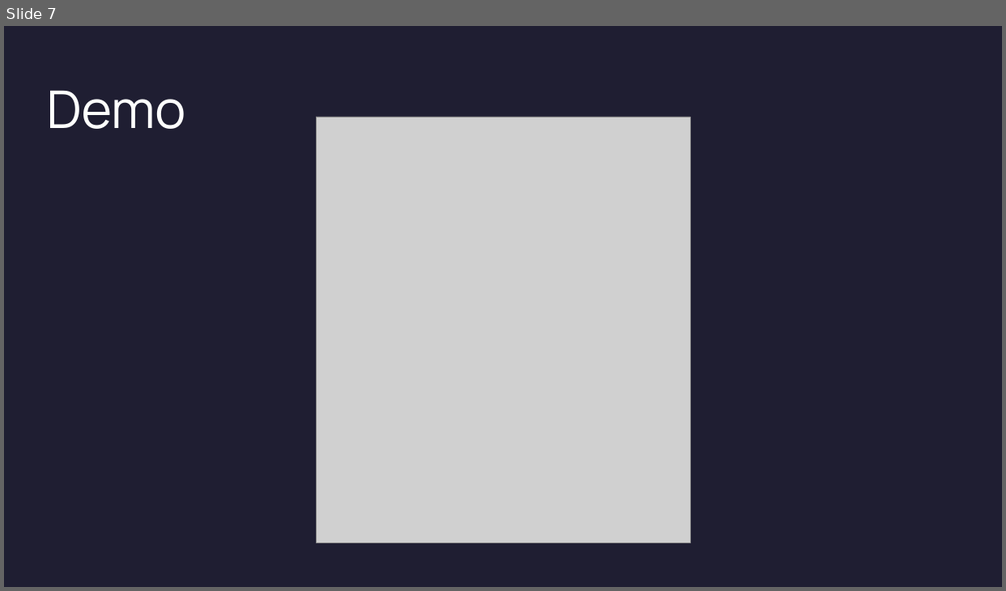
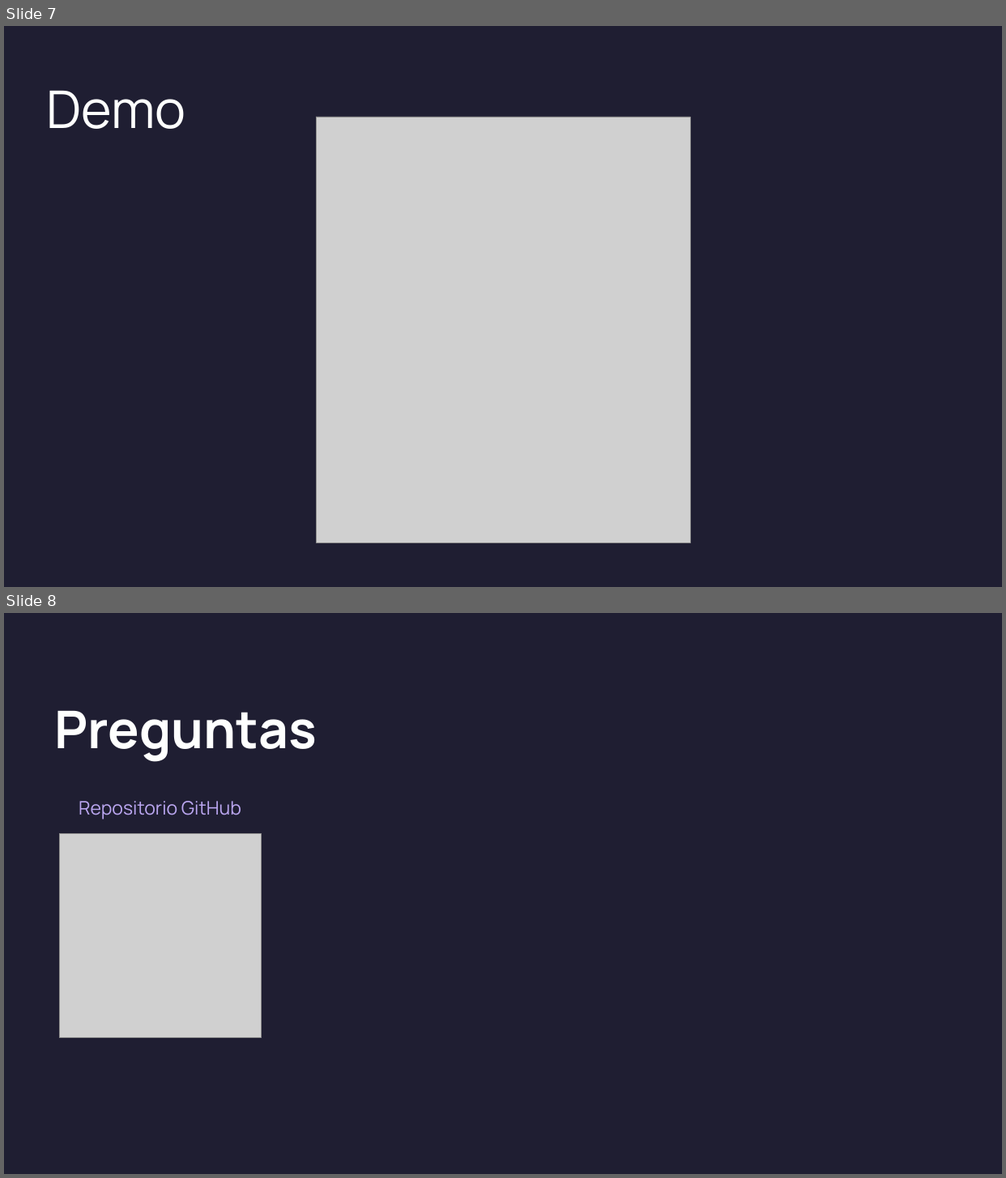
Before and after one commit to cgarrido/NetConf2025.PassKeysDemo, a slide deck: PasskeysPPT.pptx. Shown one above the other, each under a label of ours: slide 7 before the commit, slides 7 and 8 after it. The pictures are 1006x591 and 1006x1178 pixels, drawn with LibreOffice and Linux fonts; fonts in the diff are those of the drawing; grey boxes stand for pictures; background and template pictures are left out. Boxes give left, top, right and bottom in pixels: in the first picture for what was removed or moved away, otherwise in the second. Text is boxed around its words. In the diff, an @@ line names an element or a change of style, - is before the commit and + after.

```diff
--- a/PasskeysPPT.pptx
+++ b/PasskeysPPT.pptx
@@ slide 8 added at (x1=4, y1=613, x2=1002, y2=1174), background #1F1E32 @@
@@ text added at (x1=55, y1=710, x2=317, y2=762), 100 pt, text #FEFFFE, bold @@
+Preguntas
@@ text added at (x1=79, y1=801, x2=241, y2=820), 36 pt, text #BBA7F1 @@
+Repositorio GitHub
@@ picture added at (x1=59, y1=833, x2=261, y2=1037) @@
```
Also in this commit, not shown: 1 slide removed.
